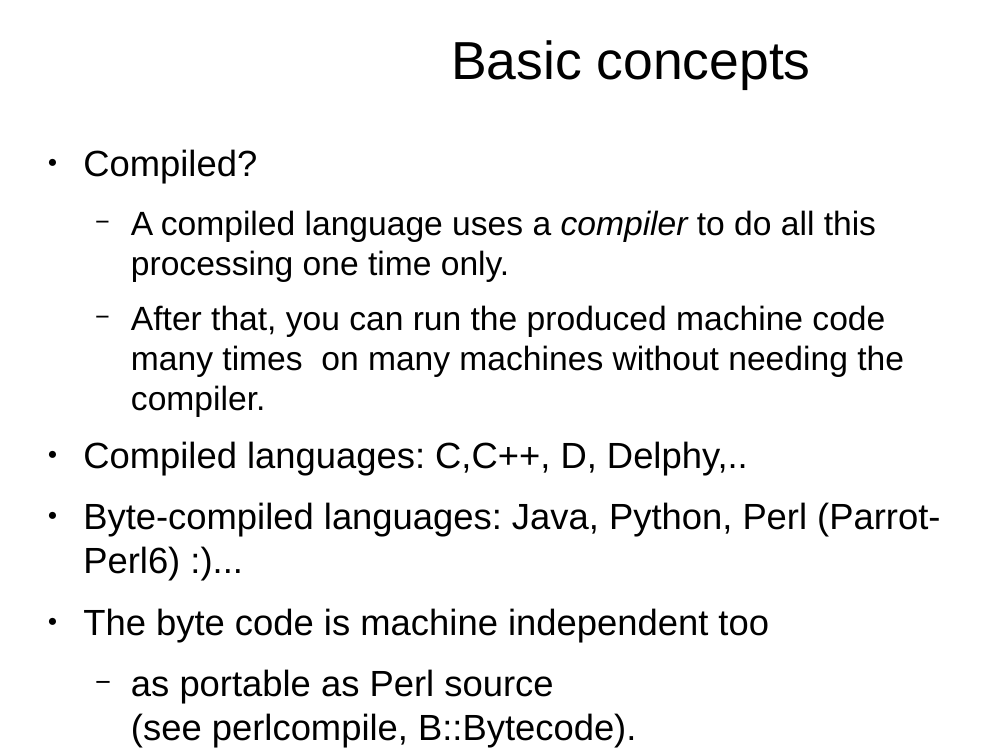
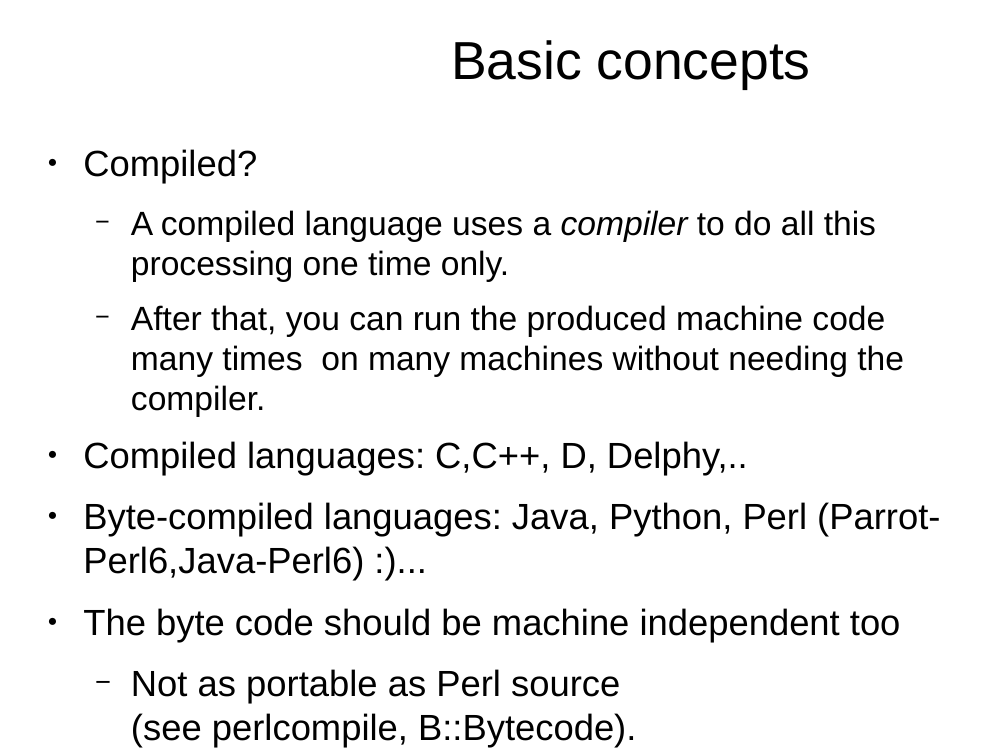
Before and after one commit to kberov/PerlProgrammingCourse, a slide deck: slide 8 of 01_intro.odp. Drawn at 1008x756 pixels with LibreOffice and Linux fonts; fonts in the diff are those of the drawing; background and template pictures are left out. Boxes give left, top, right and bottom in pixels: in the first picture for what was removed or moved away, otherwise in the second. Text is boxed around its words. In the diff, an @@ line names an element or a change of style, - is before the commit and + after.

```diff
--- a/01_intro.odp
+++ b/01_intro.odp
@@ text at bbox=[83, 502, 940, 747]: text changed @@
-● Byte-compiled languages: Java, Python, Perl (Parrot-Perl6) :)...
-● The byte code is machine independent too
-  − as portable as Perl source
-    (see perlcompile, B::Bytecode).
+● Byte-compiled languages: Java, Python, Perl (Parrot-Perl6,Java-Perl6) :)...
+● The byte code should be machine independent too
+  − Not as portable as Perl source
+    (see perlcompile, B::Bytecode).
```
Also in this commit, not shown: 3 other slides changed, 2 other files.
